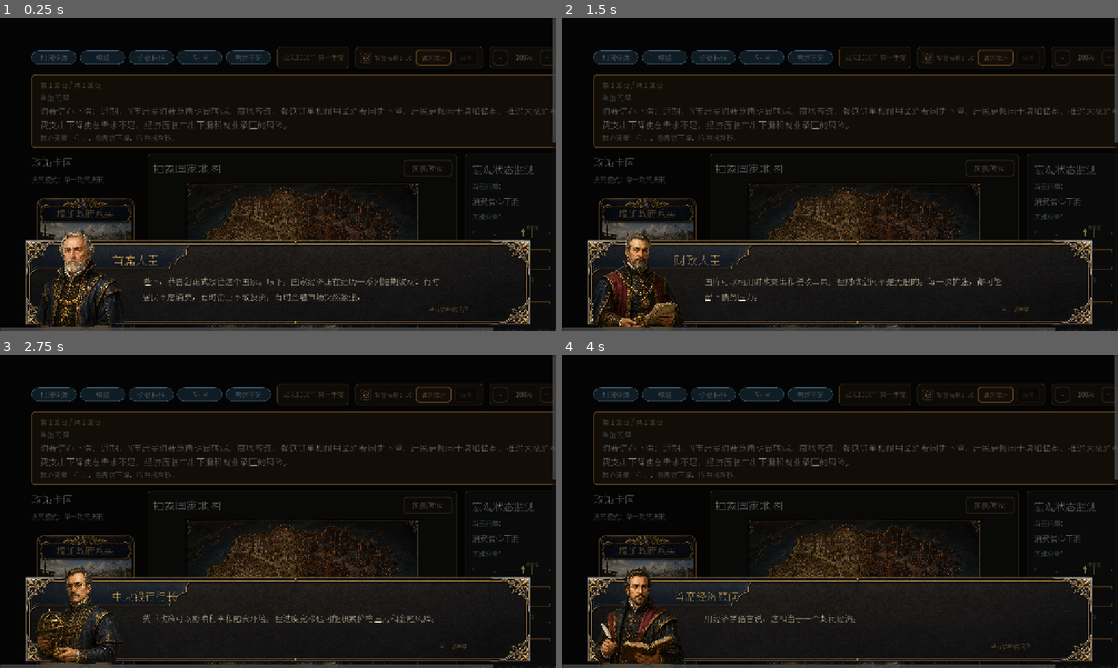
Above: before the commit, frames 1-4 (two rows, left to right).
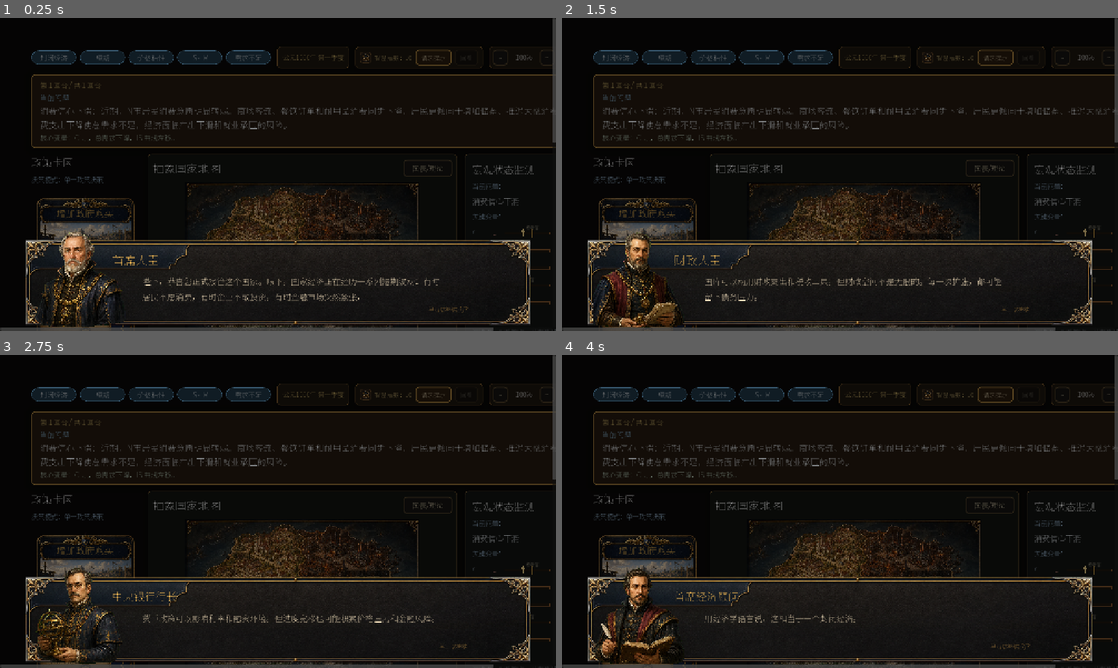
Above: after the commit, the same moments.

Repository: Austenzcy/macroecon
Game: Godot game, scene res://scenes/ScenarioIntro.tscn
Two runs of this game, one before a commit and one after it. Both use one fixed random seed, a clock stepped at 60 frames per second and the inputs below. This scene is started directly instead of the project's main scene.
Inputs:
- Up to frame 1 (0.25 s): no input
- Up to frame 2 (1.5 s): click "请求提示" at 0.5 s; click "-" at 1.25 s
- Up to frame 3 (2.75 s): click "+" at 2 s
- Up to frame 4 (4 s): click "图表/理论" at 2.75 s; click "请求提示" at 3.5 s

The runs differ from the first frame. In frame 1, less than 0.1% of the frame differs, in the area x 43-71%, y 68-99%; in frame 2, less than 0.1%; in frame 3, less than 0.1%; in frame 4, less than 0.1%.

Commit message:
fix: anchor macro map labels to region centers

Diff:
--- a/scripts/ui/UnifiedMacroMap.gd
+++ b/scripts/ui/UnifiedMacroMap.gd
@@ -267,9 +267,21 @@
 			continue
 		var spec: Dictionary = MacroMapArtSpec.region_spec(region_id)
 		var bounds: Rect2 = _combined_label_bounds(spec, _regions.get(region_id, {}))
-		panel.position = _map_rect.position + bounds.position * _map_rect.size
 		panel.size = bounds.size * _map_rect.size
+		var anchor: Vector2 = _label_group_anchor(spec, bounds)
+		panel.position = _map_normalized_to_local(anchor) - panel.size * 0.5
+		panel.position = Vector2(roundf(panel.position.x), roundf(panel.position.y))
 		panel.pivot_offset = panel.size * 0.5
+
+
+func _map_normalized_to_local(normalized_point: Vector2) -> Vector2:
+	return _map_rect.position + normalized_point * _map_rect.size
+
+
+func _label_group_anchor(spec: Dictionary, bounds: Rect2) -> Vector2:
+	if spec.has("label_group_anchor"):
+		return spec.get("label_group_anchor", bounds.get_center()) as Vector2
+	return bounds.get_center()
 
 
 func _combined_label_bounds(spec: Dictionary, data: Dictionary) -> Rect2:
--- a/scripts/ui/map/MacroMapArtSpec.gd
+++ b/scripts/ui/map/MacroMapArtSpec.gd
@@ -32,6 +32,7 @@
 		],
 		"label_rect": Rect2(Vector2(0.280, 0.385), Vector2(0.210, 0.070)),
 		"variable_rect": Rect2(Vector2(0.325, 0.465), Vector2(0.120, 0.085)),
+		"label_group_anchor": Vector2(0.370, 0.430),
 		"label_anchor": Vector2(0.385, 0.420),
 		"variable_anchor": Vector2(0.385, 0.505),
 		"variable_row_spacing": 2.0,
@@ -46,6 +47,7 @@
 		],
 		"label_rect": Rect2(Vector2(0.690, 0.345), Vector2(0.190, 0.070)),
 		"variable_rect": Rect2(Vector2(0.728, 0.425), Vector2(0.118, 0.120)),
+		"label_group_anchor": Vector2(0.775, 0.405),
 		"label_anchor": Vector2(0.785, 0.380),
 		"variable_anchor": Vector2(0.785, 0.485),
 		"variable_row_spacing": 2.0,
@@ -60,6 +62,7 @@
 		],
 		"label_rect": Rect2(Vector2(0.250, 0.680), Vector2(0.210, 0.070)),
 		"variable_rect": Rect2(Vector2(0.320, 0.760), Vector2(0.100, 0.085)),
+		"label_group_anchor": Vector2(0.355, 0.715),
 		"label_anchor": Vector2(0.355, 0.715),
 		"variable_anchor": Vector2(0.370, 0.800),
 		"variable_row_spacing": 2.0,
@@ -74,6 +77,7 @@
 		],
 		"label_rect": Rect2(Vector2(0.655, 0.675), Vector2(0.225, 0.070)),
 		"variable_rect": Rect2(Vector2(0.700, 0.755), Vector2(0.165, 0.128)),
+		"label_group_anchor": Vector2(0.748, 0.700),
 		"label_anchor": Vector2(0.768, 0.710),
 		"variable_anchor": Vector2(0.782, 0.820),
 		"variable_row_spacing": 2.0,
Binary file changed: assets/fonts/NotoSansSC-Regular.ttf
Not shown, changed: progress.txt
Not shown, changed: docs/MacroMap_Art_v2.md
